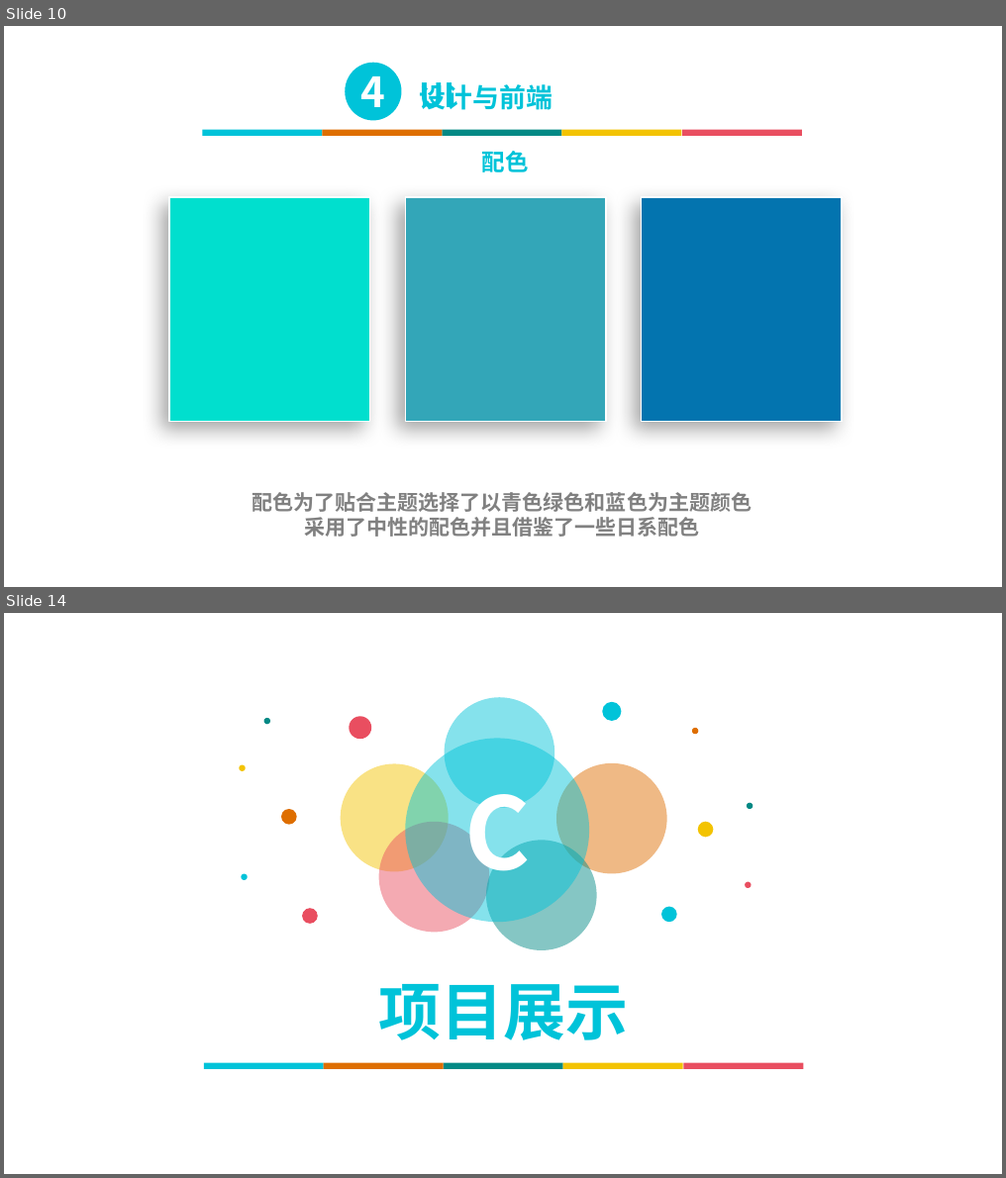
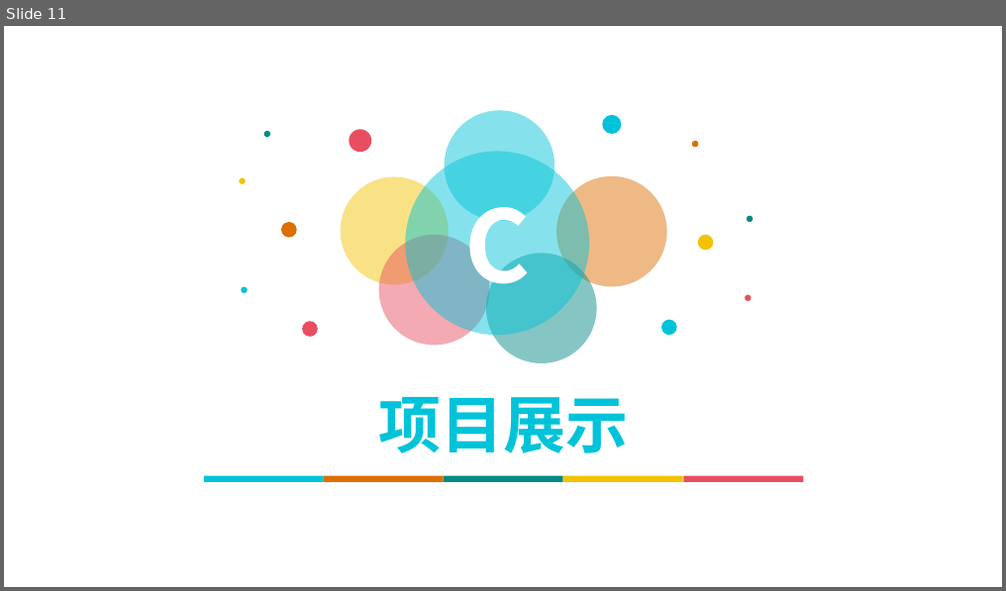
Before and after one commit to liuxiaoqian0724/7plusplus_Project, a slide deck: 2019大三下学期项目展示成果/青蓝家教.pptx. Shown one above the other, each under a label of ours: slides 10 and 14 before the commit, slide 11 after it; the slides between them are not shown. The pictures are 1006x1178 and 1006x591 pixels, drawn with LibreOffice and Linux fonts; fonts in the diff are those of the drawing; background and template pictures are left out. Boxes give left, top, right and bottom in pixels: in the first picture for what was removed or moved away, otherwise in the second. Text is boxed around its words. In the diff, an @@ line names an element or a change of style, - is before the commit and + after.

```diff
--- a/2019大三下学期项目展示成果/青蓝家教.pptx
+++ b/2019大三下学期项目展示成果/青蓝家教.pptx
@@ slide 10 removed at <box>4,26,1002,587</box>, background picture (left out) @@
@@ ellipse removed at <box>345,63,402,121</box> @@
-4
@@ text removed at <box>414,72,681,117</box> @@
-UI设计与前端
@@ group removed at <box>202,129,802,135</box>: 5 rectangles @@
@@ text removed at <box>482,151,529,173</box> @@
-配色
@@ rectangle removed at <box>169,197,370,421</box> @@
@@ rectangle removed at <box>405,197,606,421</box> @@
@@ rectangle removed at <box>642,197,842,421</box> @@
@@ text removed at <box>252,492,751,537</box> @@
-配色为了贴合主题选择了以青色绿色和蓝色为主题颜色
-采用了中性的配色并且借鉴了一些日系配色
@@ what was slide 14 is now slide 11 @@
```
Also in this commit, not shown: 4 slides changed, 6 slides added, 11 other slides removed, 6 other files.
